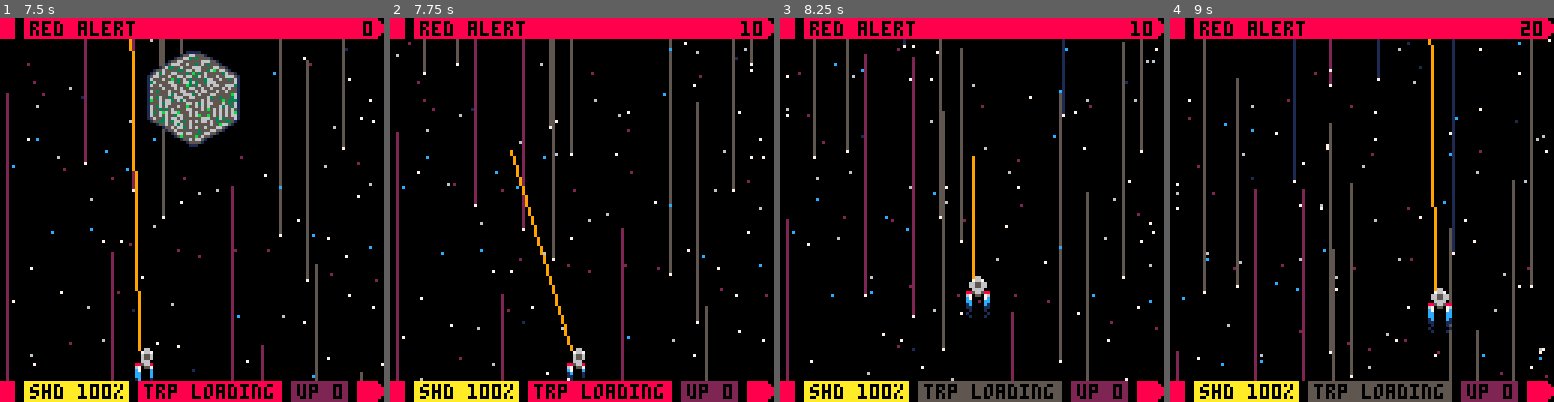
Above: before the commit, frames 1-4 (left to right).
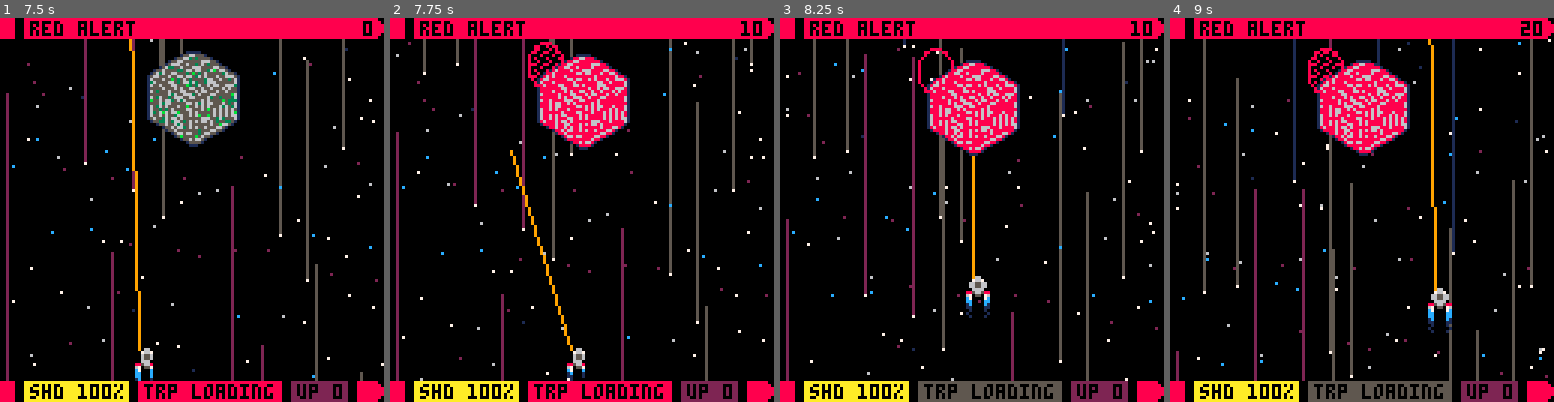
Above: after the commit, the same moments.

Repository: fab-industries/red-alert
Game: PICO-8 cartridge redalert.p8
The game is run twice, just before and just after one commit, with the same random seed, the same clock (stepped at 60 frames per second) and the same inputs.
Inputs:
- Up to frame 1 (7.5 s): tap O (Z key) at 0.33, 0.7, 1.43, 2.22, 3.1, 3.98, 4.87, 5.75, 6.63 s; tap X (X key) at 1.07, 2.07, 2.4, 2.73, 3.07, 3.4, 3.73, 4.07, 4.4, 4.73, 5.07, 5.4, 5.73, 6.07, 6.4, 6.73, 7.07, 7.4 s; hold Left 1.97-2.37 s; hold Down 2.42-2.82 s; hold Right 2.87-3.53 s; hold Up 3.58-4.08 s; hold Right 4.13-4.53 s; hold Down 4.58-5.08 s; hold Left 5.13-5.8 s; hold Up 5.85-6.18 s; hold Left 6.23-6.63 s; hold Down 6.68-7.08 s; hold Right from 7.13 s (still down)
- Up to frame 2 (7.75 s): keep holding Right; tap O (Z key) at 7.52 s; tap X (X key) at 7.73 s
- Up to frame 3 (8.25 s): release Right at 7.8 s; hold Up from 7.85 s (still down); tap X (X key) at 8.07 s
- Up to frame 4 (9 s): release Up at 8.35 s; hold Right 8.4-8.8 s; tap X (X key) at 8.4, 8.73 s; tap O (Z key) at 8.4 s; hold Down from 8.85 s (still down)

Frame 1 is identical in both runs. In frame 2, 5.0% of the frame differs, in the area x 35-63%, y 6-35%; in frame 3, 4.7%; in frame 4, 4.9%.

Commit message:
Token optimisations

Diff:
--- a/redalert.p8
+++ b/redalert.p8
@@ -6,10 +6,11 @@
 
 --[[
 
-code refactoring:
- before:  7599
- after:   7315
- current: 7771
+token optimisation:
+ max:     8192
+ before:  7771
+ after:   7382
+ current: ----
 
 todo:
  🅾️ button lock on boss speech
@@ -495,7 +496,7 @@
  cls(0)
 
  if mode=="intro" and introt<45 then
-  starfield_imp()
+  starfield(true)
  else
   starfield()
  end
@@ -518,104 +519,14 @@
    end
   end
 
+  --enemy invuln fx
+
   if myen.invuln>0 then
-	  if myen.type=="ti" then
-	   if sin(t/7)<0.5 then
-		   fillp(0xd7b6)
-		   ovalfill(myen.x-2,myen.y-4,myen.x+9,myen.y+11,8)
-		   fillp()
-		   pal(3,8)
-		   pal(5,8)
-		   pal(11,8)
-		   pal(8,2)
-		   pal(14,2)
-		   draw_spr(myen)
-		   pal()
-		   oval(myen.x-2,myen.y-4,myen.x+9,myen.y+11,8)
-	   else
-		   pal(3,7)
-		   pal(5,6)
-		   pal(11,7)
-		   draw_spr(myen)
-		   pal()
-		   oval(myen.x-2,myen.y-4,myen.x+9,myen.y+11,8)
-	   end
-	  elseif myen.type=="aq" then
-	   if sin(t/7)<0.5 then
-		   fillp(0xd7b6)
-		   ovalfill(myen.x-2,myen.y-4,myen.x+9,myen.y+11,11)
-		   fillp()
-		   pal(5,3)
-		   pal(6,3)
-		   pal(7,3)
-		   pal(10,3)
-		   pal(11,3)
-		   draw_spr(myen)
-		   pal()
-		   oval(myen.x-2,myen.y-4,myen.x+9,myen.y+11,11)
-	   else
-		   pal(6,7)
-		   pal(5,6)
-		   pal(10,7)
-		   draw_spr(myen)
-		   pal()
-		   oval(myen.x-2,myen.y-4,myen.x+9,myen.y+11,11)
-	   end
-   elseif myen.type=="di" then
-	   if sin(t/7)<0.5 then
-		   fillp(0xd7b6)
-		   ovalfill(myen.x-2,myen.y-4,myen.x+9,myen.y+11,9)
-		   fillp()
-		   pal(4,9)
-		   pal(5,9)
-		   pal(8,9)
-		   pal(9,10)
-		   pal(10,9)
-		   pal(11,9)
-		   draw_spr(myen)
-		   pal()
-		   oval(myen.x-2,myen.y-4,myen.x+9,myen.y+11,9)
-	   else
-		   pal(9,7)
-		   pal(10,7)
-		   pal(4,6)
-		   pal(5,6)
-		   pal(8,6)
-		   draw_spr(myen)
-		   pal()
-		   oval(myen.x-2,myen.y-4,myen.x+9,myen.y+11,9)
-	   end
-   elseif myen.type=="fr" then
-	   if sin(t/7)<0.5 then
-		   pal(2,9)
-		   pal(5,8)
-		   draw_spr(myen)
-		   pal()
-		   fillp(0xd7b6)
-		   oval(myen.x-2,myen.y-4,myen.x+9,myen.y+11,2)
-     fillp()
-	   else
-		   pal(2,7)
-		   pal(5,6)
-		   draw_spr(myen)
-		   pal()
-	   end
-	  elseif myen.type=="bs" then
-	   if sin(t/7)<0.5 then
-		   draw_spr(myen)
-		   fillp(0xfdbf.8)
-		   circfill(myen.x+8,myen.y+8,7,3)
-     fillp()
-	   else
-		   draw_spr(myen)
-		   fillp(0xfbdf.8)
-		   circfill(myen.x+8,myen.y+8,7,3)
-     fillp()
-	   end
-	  end
+   invulnfx(myen)
   else
    draw_spr(myen)
   end
+
  end
 
  --animate torpedo
@@ -1040,23 +951,8 @@
 
 function next_wav()
  cleared=true
- if wavecount==1 then
-  spwn_wav(1)
- elseif wavecount==2 then
-  spwn_wav(2)
- elseif wavecount==3 then
-  spwn_wav(2)
- elseif wavecount==4 then
-  spwn_wav(3)
- elseif wavecount==5 then
-  spwn_wav(4)
- elseif wavecount==6 then
-  spwn_wav(5)
- elseif wavecount==7 then
-  spwn_wav(7)
- elseif wavecount==47 then
-  spwn_wav(47)
- end
+
+ spwn_wav(wavecount)
 end
 
 function kill_en(myen)
@@ -1271,24 +1167,13 @@
 
  local ens=place_ens(encount)
 
- if encount==1 then
-  if enlst[1]=="bc" then
-   add_en(48,-8,10,enlst[1],0)
-  else
-   add_en(ens[1],-8,10,enlst[1],0)
-  end
- elseif encount==2 then
+ if enlst[1]=="bc" then
+  add_en(48,-8,10,enlst[1],0)
+ else
   add_en(ens[1],-8,10,enlst[1],0)
-  add_en(ens[2],-8,10,enlst[2],0)
- elseif encount==3 then
-  add_en(ens[1],-8,10,enlst[1],0)
-  add_en(ens[2],-8,10,enlst[2],0)
-  add_en(ens[3],-8,10,enlst[3],0)
- elseif encount==4 then
-  add_en(ens[1],-8,10,enlst[1],0)
-  add_en(ens[2],-8,10,enlst[2],0)
-  add_en(ens[3],-8,10,enlst[3],0)
-  add_en(ens[4],-8,10,enlst[4],0)
+  if (encount>1) add_en(ens[2],-8,10,enlst[2],0)
+  if (encount>2) add_en(ens[3],-8,10,enlst[3],0)
+  if (encount>3) add_en(ens[4],-8,10,enlst[4],0)
  end
 
 end
@@ -1685,13 +1570,14 @@
     myen.phorx=myen.x+25
     myen.phory=myen.y+18
    end
-
+   local posa=30+rnd(10)
+   local posb=20+rnd(10)
    if ship.x<=64 then
-    myen.phposx=ship.x+(30+rnd(10))
-    myen.phposy=ship.y+(20+rnd(10))
+    myen.phposx=ship.x+a
+    myen.phposy=ship.y+b
    else
-	   myen.phposx=ship.x-(30+rnd(10))
-	   myen.phposy=ship.y-(20+rnd(10))
+	   myen.phposx=ship.x-a
+	   myen.phposy=ship.y-b
 	  end
    fire_rnd(myen)
 	 end
@@ -1700,49 +1586,37 @@
 -->8
 --tools
 
-function starfield()
+function starfield(imp)
  --creates background stars
  for i=1,#stars do
   local mystar=stars[i]
   --colour stars based on
   --their speeds
   local starcol=7
-  if mystar.spd<0.6 then
-   starcol=1
-  elseif mystar.spd<0.8 then
-   starcol=2
-  elseif mystar.spd<1 then
-   starcol=12
-  elseif mystar.spd<1.3 then
-   starcol=6
-  elseif mystar.spd<1.5 then
-   starcol=7
-  end
-  --create warp trails
-  if mystar.spd>=1.9 then
-   line(mystar.x,mystar.y,mystar.x,mystar.y-mystar.trl,mystar.trlcol)
-  end
-  pset(mystar.x,mystar.y,starcol)
- end
-end
-
-function starfield_imp()
- --creates background stars
- for i=1,#stars do
-  local mystar=stars[i]
-  --colour stars based on
-  --their speeds
-  local starcol=7
-  if mystar.spd<0.2 then
-   starcol=1
-  elseif mystar.spd<0.3 then
-   starcol=2
-  elseif mystar.spd<0.4 then
-   starcol=12
-  elseif mystar.spd<0.5 then
-   starcol=6
-  elseif mystar.spd<0.6 then
-   starcol=7
+  if imp then
+   if mystar.spd<0.2 then
+    starcol=1
+   elseif mystar.spd<0.3 then
+    starcol=2
+   elseif mystar.spd<0.4 then
+    starcol=12
+   elseif mystar.spd<0.5 then
+    starcol=6
+   end
+  else
+   if mystar.spd<0.6 then
+    starcol=1
+   elseif mystar.spd<0.8 then
+    starcol=2
+   elseif mystar.spd<1 then
+    starcol=12
+   elseif mystar.spd<1.3 then
+    starcol=6
+   end
+   --create warp trails
+   if mystar.spd>=1.9 then
+    line(mystar.x,mystar.y,mystar.x,mystar.y-mystar.trl,mystar.trlcol)
+   end
   end
   pset(mystar.x,mystar.y,starcol)
  end
@@ -1765,6 +1639,80 @@
  end
 end
 
+function invulnfx(myen)
+ local p1,p2,p3,p4,p5,p6,p7,p8,p9,p10,p11,p12=3,8,5,8,11,8,8,2,14,2,11,9
+ local xoff1,xoff2=2,9
+ local yoff1,yoff2=4,11
+ local col=8
+
+ if myen.type=="bs" then
+  if sin(t/7)<0.5 then
+   draw_spr(myen)
+   fillp(0xfdbf.8)
+   circfill(myen.x+8,myen.y+8,7,3)
+   fillp()
+  else
+   draw_spr(myen)
+  end
+ else
+  if sin(t/7)<0.5 then
+   fillp(0xd7b6)
+   if myen.type=="aq" then
+    col=11
+    p1,p2,p3,p4,p5,p6,p7,p8,p9,p10=5,3,6,3,7,3,10,3,11,3
+   elseif myen.type=="di" then
+    col=9
+   end
+   ovalfill(myen.x-xoff1,myen.y-yoff1,myen.x+xoff2,myen.y+yoff2,col)
+   fillp()
+   if myen.type=="di" then
+    pal(4,9)
+    pal(p3,9)
+    pal(9,9)
+    pal(9,10)
+    pal(10,9)
+    pal(p11,p12)
+   elseif myen.type=="fr" then
+    pal(2,9)
+    pal(5,8)
+   else
+    pal(p1,p2)
+    pal(p3,p4)
+    pal(p5,p6)
+    pal(p7,p8)
+    pal(p9,p10)
+   end
+   draw_spr(myen)
+   pal()
+   if myen.type=="fr" then
+    fillp(0xd7b6)
+    oval(myen.x-2,myen.y-4,myen.x+9,myen.y+11,2)
+    fillp()
+   else
+    oval(myen.x-xoff1,myen.y-yoff1,myen.x+xoff2,myen.y+yoff2,col)
+   end
+  else
+   if myen.type=="ti" then
+    p2,p4,p6=7,6,7
+   elseif myen.type=="aq" then
+    p1,p2,p4,p5,p6=6,7,6,10,7
+   elseif myen.type=="di" then
+    p1,p2,p3,p4,p5,p6,p7,p8,p9,p10=9,7,10,7,4,6,5,6,8,6
+   end
+   pal(p1,p2)
+   pal(p3,p4)
+   pal(p5,p6)
+   if myen.type=="di" then
+    pal(p7,p8)
+    pal(p9,p10)
+   end
+   draw_spr(myen)
+   pal()
+   oval(myen.x-xoff1,myen.y-yoff1,myen.x+xoff2,myen.y+yoff2,col)
+  end
+ end
+end
+
 function draw_spr(sp)
  spr(sp.spr,sp.x,sp.y,sp.sprw,sp.sprh)
 end
@@ -1814,98 +1762,128 @@
  local myp={}
  myp.type=ltype
  myp.age=1
+
+ local xoff,yoff,sxoff,syoff,ageoff=4,4,0,rnd(0.6,1),20+rnd(10)
+
+ if ltype=="hit" then
+  yoff,sxoff,syoff,ageoff=6,rnd(2)-1,psy,5+rnd(5)
+ elseif ltype=="breach" then
+  ageoff=50
+ elseif ltype=="spark" then
+  sxoff,syoff,ageoff=(rnd()-0.5)*2,(rnd()-0.5)*2,15+rnd(15)
+ elseif ltype=="bspark" then
+  sxoff,syoff,ageoff=(rnd()-0.5)*3,(rnd()-0.5)*3,40+rnd(5)
+ end
+
  myp.x=px
  myp.y=py
- myp.sx=0
- myp.sy=rnd(0.6,1)
- myp.maxage=20+rnd(10)
- if ltype=="spark" then
-  for i=1,10 do
-   myp.x=px+4
-   myp.y=py+4
-   myp.sx=(rnd()-0.5)*2
-   myp.sy=(rnd()-0.5)*2
-   myp.maxage=15+rnd(15)
-  end
- end
- if ltype=="bspark" then
-  for i=1,40 do
-   myp.x=px+4
-   myp.y=py+4
-   myp.sx=(rnd()-0.5)*3
-   myp.sy=(rnd()-0.5)*3
-   myp.maxage=40+rnd(5)
-  end
- end
- if ltype=="breach" then
-  myp.maxage=50
- end
- if ltype=="hit" then
-  myp.x=px+4
-  myp.y=phend+6
-  myp.sx=rnd(2)-1
-  myp.sy=psy
-  myp.maxage=5+rnd(5)
- end
+ myp.sx=sxoff
+ myp.sy=syoff
+ myp.maxage=ageoff
+
+ if ltype=="spark" or ltype=="bspark" then
+  for i=1,myp.maxage do
+   myp.x=px+xoff
+   myp.y=py+yoff
+   myp.sx=sxoff
+   myp.sy=syoff
+   myp.maxage=ageoff
+  end
+ end
+
  add(particles,myp)
 end
 
 function draw_part()
  for myp in all(particles) do
-  if myp.type=="explod" then
+
+  if myp.type=="explod" or myp.type=="smol" or myp.type=="breach" then
    local shock=myp.age-9
    local shock2=shock-6
+
+   local xoff1,xoff2,xoff3,xoff4,yoff1,yoff2,yoff3,yoff4,col1,col2,fill=5,9,4,0,0,0,0,0,9,8,"0xdfbf.8"
+
    if myp.age<2 then
-    ovalfill(myp.x-10,myp.y+1,myp.x+14,myp.y+3,9)
-    ovalfill(myp.x+2,myp.y+10,myp.x+3,myp.y-7,9)
+    if myp.type=="smol" then
+     xoff1,xoff2,xoff3,xoff4,yoff1,yoff2,yoff3,yoff4=8,12,0,1,-1,1,8,5
+    elseif myp.type=="breach" then
+     xoff1,xoff2,xoff3,xoff4,yoff1,yoff2,yoff3,yoff4,col1=20,24,2,3,1,3,20,17,7
+    else
+     xoff1,xoff2,xoff3,xoff4,yoff1,yoff2,yoff3,yoff4=10,14,2,3,1,3,10,7
+    end
    elseif myp.age<5 then
-    fillp(0xa5a5.8)
-    ovalfill(myp.x-5,myp.y-2,myp.x+9,myp.y+6,10)
+    if myp.type=="smol" then
+     xoff1,xoff2,yoff1,yoff2,col1,fill=3,7,1,5,10,"0xa5a5.8"
+    elseif myp.type=="breach" then
+     yoff1,yoff2,col1,fill=10,14,7,"0xa5a5.8"
+    else
+     yoff1,yoff2,col1,fill=2,6,10,"0xa5a5.8"
+    end
+   elseif myp.age<7 then
+    if myp.type=="smol" then
+     xoff1,xoff2,yoff1,yoff2,col1,fill=3,7,2,6,8,"0xbebe.8"
+    elseif myp.type=="breach" then
+     yoff1,yoff2,col1,fill=11,15,12,"0xbebe.8"
+    else
+     yoff1,yoff2,col1,fill=3,8,8,"0xbebe.8"
+    end
+   elseif myp.age<10 then
+    if myp.type=="smol" then
+     xoff1,xoff2,yoff1,yoff2,col1=3,7,3,7,8
+    elseif myp.type=="breach" then
+     yoff1,yoff2,col1,fill=12,16,12,"0xdfbf.8"
+    else
+     yoff1,yoff2,col1,fill=4,9,8,"0xdfbf.8"
+    end
+   elseif myp.age<13 then
+    if myp.type=="smol" then
+     xoff1,xoff2,yoff1,yoff2,col1=3,7,4,8
+    elseif myp.type=="breach" then
+     yoff1,yoff2,yoff3,col1,col2=6,11,4,2,7
+    else
+     yoff1,yoff2,yoff3,col1,col2=6,11,4,8,9
+    end
+   elseif myp.age<21 and myp.type=="explod" then
+    shock2+=1
+    xoff1,yoff1=4,4
+   elseif myp.age<26 and myp.type=="explod" then
+    shock2+=3
+    xoff1,yoff1=4,4
+   elseif myp.age<51 then
+    shock2+=1
+    xoff1,yoff1,col1,col2=4,4,7,12
+   elseif myp.age<61 then
+    shock2+=3
+    xoff1,yoff1,col1,col2=4,4,7,12
+   end
+
+   if myp.age<2 then
+    ovalfill(myp.x-xoff1,myp.y+yoff1,myp.x+xoff2,myp.y+yoff2,col1)
+    ovalfill(myp.x+xoff3,myp.y+yoff3,myp.x+xoff4,myp.y-yoff4,col1)
+   elseif myp.age<5 and myp.type=="breach" then
+    fillp(fill)
+    ovalfill(myp.x-xoff1,myp.y-yoff1,myp.x+xoff2,myp.y+yoff2,col1)
     fillp()
-   elseif myp.age<7 then
-    fillp(0xbebe.8)
-    ovalfill(myp.x-5,myp.y-3,myp.x+9,myp.y+8,8)
-    fillp()
+   elseif myp.type=="smol" or myp.type=="breach" then
+    if myp.age<7 then
+     fillp(fill)
+     ovalfill(myp.x-xoff1,myp.y-yoff1,myp.x+xoff2,myp.y+yoff2,col1)
+     fillp()
+    end
    elseif myp.age<10 then
-    fillp(0xdfbf.8)
-    ovalfill(myp.x-5,myp.y-4,myp.x+9,myp.y+9,8)
+    fillp(fill)
+    ovalfill(myp.x-xoff1,myp.y-yoff1,myp.x+xoff2,myp.y+yoff2,col1)
     fillp()
    elseif myp.age<13 then
-    fillp(0xdfbf.8)
-    ovalfill(myp.x-5,myp.y-6,myp.x+9,myp.y+11,8)
+    fillp(fill)
+    ovalfill(myp.x-xoff1,myp.y-yoff1,myp.x+xoff2,myp.y+yoff2,col1)
     fillp()
-    circ(myp.x+4,myp.y+4,shock,9)
-   elseif myp.age<21 then
-    shock2+=1
-    circ(myp.x+4,myp.y+4,shock,9)
-    circ(myp.x+4,myp.y+4,shock2,8)
-   elseif myp.age<26 then
-    shock2+=3
-    circ(myp.x+4,myp.y+4,shock,9)
-    circ(myp.x+4,myp.y+4,shock2,8)
-   end
-  end
-
-  if myp.type=="smol" then
-   if myp.age<2 then
-    ovalfill(myp.x-8,myp.y-1,myp.x+12,myp.y+1,9)
-    ovalfill(myp.x,myp.y+8,myp.x+1,myp.y-5,9)
-   elseif myp.age<5 then
-    fillp(0xa5a5.8)
-    ovalfill(myp.x-3,myp.y-1,myp.x+7,myp.y+5,10)
-    fillp()
-   elseif myp.age<7 then
-    fillp(0xbebe.8)
-    ovalfill(myp.x-3,myp.y-2,myp.x+7,myp.y+6,8)
-    fillp()
-   elseif myp.age<10 then
-    fillp(0xdfbf.8)
-    ovalfill(myp.x-3,myp.y-3,myp.x+7,myp.y+7,8)
-    fillp()
-   elseif myp.age<13 then
-    fillp(0xdfbf.8)
-    ovalfill(myp.x-3,myp.y-4,myp.x+7,myp.y+8,8)
-    fillp()
+    if myp.type=="explod" or myp.type=="breach" then
+     circ(myp.x+xoff3,myp.y+yoff3,shock,col2)
+    end
+   elseif myp.age<61 then
+    circ(myp.x+xoff1,myp.y+yoff1,shock,col1)
+    circ(myp.x+xoff1,myp.y+yoff1,shock2,col2)
    end
   end
 
@@ -1916,39 +1894,6 @@
   if myp.type=="bspark" then
    local scol={7,13}
    pset(myp.x,myp.y,scol[t\2%2+1])
-  end
-  if myp.type=="breach" then
-   local shock=myp.age-9
-   local shock2=shock-6
-   if myp.age<2 then
-    ovalfill(myp.x-20,myp.y+1,myp.x+24,myp.y+3,7)
-    ovalfill(myp.x+2,myp.y+20,myp.x+3,myp.y-17,7)
-   elseif myp.age<5 then
-    fillp(0xa5a5.8)
-    ovalfill(myp.x-5,myp.y-10,myp.x+9,myp.y+14,7)
-    fillp()
-   elseif myp.age<7 then
-    fillp(0xbebe.8)
-    ovalfill(myp.x-5,myp.y-11,myp.x+9,myp.y+15,12)
-    fillp()
-   elseif myp.age<10 then
-    fillp(0xdfbf.8)
-    ovalfill(myp.x-5,myp.y-12,myp.x+9,myp.y+16,12)
-    fillp()
-   elseif myp.age<13 then
-    fillp(0xdfbf.8)
-    ovalfill(myp.x-5,myp.y-6,myp.x+9,myp.y+11,2)
-    fillp()
-    circ(myp.x+4,myp.y+4,shock,7)
-   elseif myp.age<51 then
-    shock2+=1
-    circ(myp.x+4,myp.y+4,shock,7)
-    circ(myp.x+4,myp.y+4,shock2,12)
-   elseif myp.age<61 then
-    shock2+=3
-    circ(myp.x+4,myp.y+4,shock,7)
-    circ(myp.x+4,myp.y+4,shock2,12)
-   end
   end
   if myp.type=="hit" then
    local scol={7,10,9,8}
@@ -1979,8 +1924,13 @@
     spr(tailspr[t\3%3+1],ship.x,ship.y+7)
    end
   else
+
+
    --invuln state
+
+   local col=7
    if sin(t/7)<0.5 then
+    col=12
     fillp(0xd7b6)
     ovalfill(ship.x-3,ship.y-6,ship.x+10,ship.y+16,12)
     fillp()
@@ -1988,19 +1938,15 @@
     pal(6,12)
     pal(7,12)
     pal(8,2)
-    draw_spr(ship)
-    pal()
-    spr(tailspr[t\3%3+1],ship.x,ship.y+7)
-    oval(ship.x-3,ship.y-6,ship.x+10,ship.y+16,12)
    else
     pal(5,6)
     pal(6,7)
     pal(8,7)
-    draw_spr(ship)
-    pal()
-    spr(tailspr[t\3%3+1],ship.x,ship.y+7)
-    oval(ship.x-3,ship.y-6,ship.x+10,ship.y+16,7)
-   end
+   end
+   draw_spr(ship)
+   pal()
+   spr(tailspr[t\3%3+1],ship.x,ship.y+7)
+   oval(ship.x-3,ship.y-6,ship.x+10,ship.y+16,col)
   end
  end
 end
@@ -2011,8 +1957,8 @@
 end
 
 function scrshake()
- local shakex=rnd(shake)-(shake/2)
- local shakey=rnd(shake)-(shake/2)
+
+ local shakex,shakey=rnd(shake)-(shake/2),rnd(shake)-(shake/2)
 
  camera(shakex, shakey)
 
